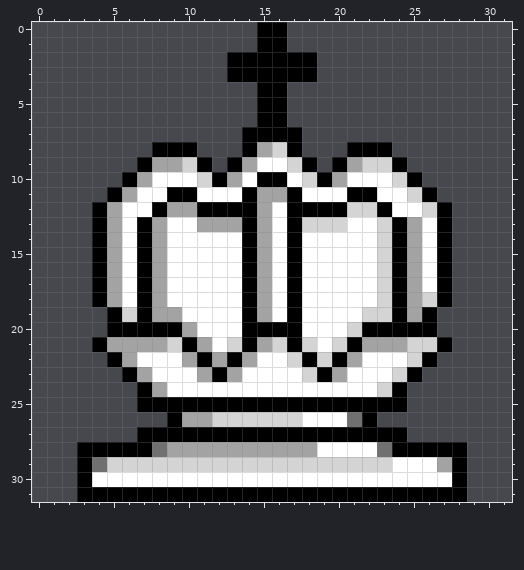
Edited in one commit: pixel-art file (arts/pieces/king32.ase). Above: the version before the commit.
32x32 pixels, 1 frame.
After the commit:
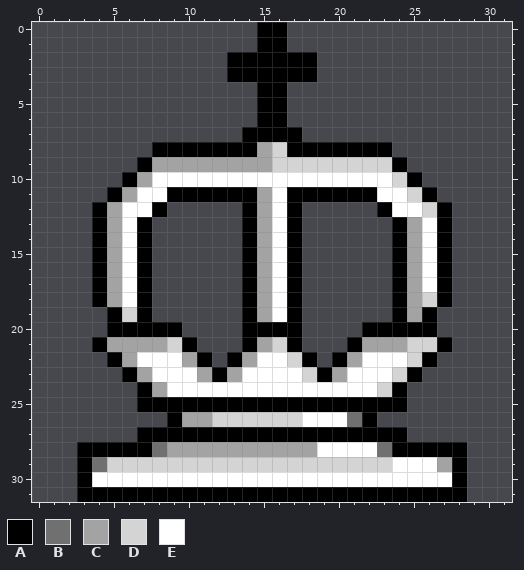
Palette (. is transparent): A #000000  B #707070  C #a3a3a3  D #d4d4d4  E #ffffff
What changed:
@@ x 6..25 @@
  7 ........AAAA........
- 8 ..AAA...ACDA...AAA..
- 9 .ACCDA.ACEEDA.ACDDA.
-10 ACEEEDACEAAEDACEEEDA
-11 CEEAAEEEACCAEEEAAEED
-12 EEACCAAAACEAAAADDAEE
-13 EACEECCCACEADDDEEDAC
-14 EACEEEEEACEAEEEEEDAC
-15 EACEEEEEACEAEEEEEDAC
-16 EACEEEEEACEAEEEEEDAC
-17 EACEEEEEACEAEEEEEDAC
-18 EACEEEEEACEAEEEEEDAC
-19 DACCEEEEACEAEEEEDDAC
-20 AAAACEEEAAAAEEEDAAAA
-21 CCCDACEDACDADEDACCCD
-22 CEEECACACEEDADACEEED
+ 8 ..AAAAAAACDAAAAAAA..
+ 9 .ACCCCCCCCDDDDDDDDA.
+10 ACEEEEEEEEEEEEEEEEDA
+11 CEEAAAAAACEAAAAAAEED
+12 EEA.....ACEA.....AEE
+13 EA......ACEA......AC
+14 EA......ACEA......AC
+15 EA......ACEA......AC
+16 EA......ACEA......AC
+17 EA......ACEA......AC
+18 EA......ACEA......AC
+19 DA......ACEA......AC
+20 AAAA....AAAA....AAAA
+21 CCCDA...ACDA...ACCCD
+22 CEEECA.ACEEDA.ACEEED
 23 ACEEECACEEEEDACEEEDA
Where, in picture pixels (left, top, right, bottom), the same in both pictures:
changed: (152, 142, 392, 367)
